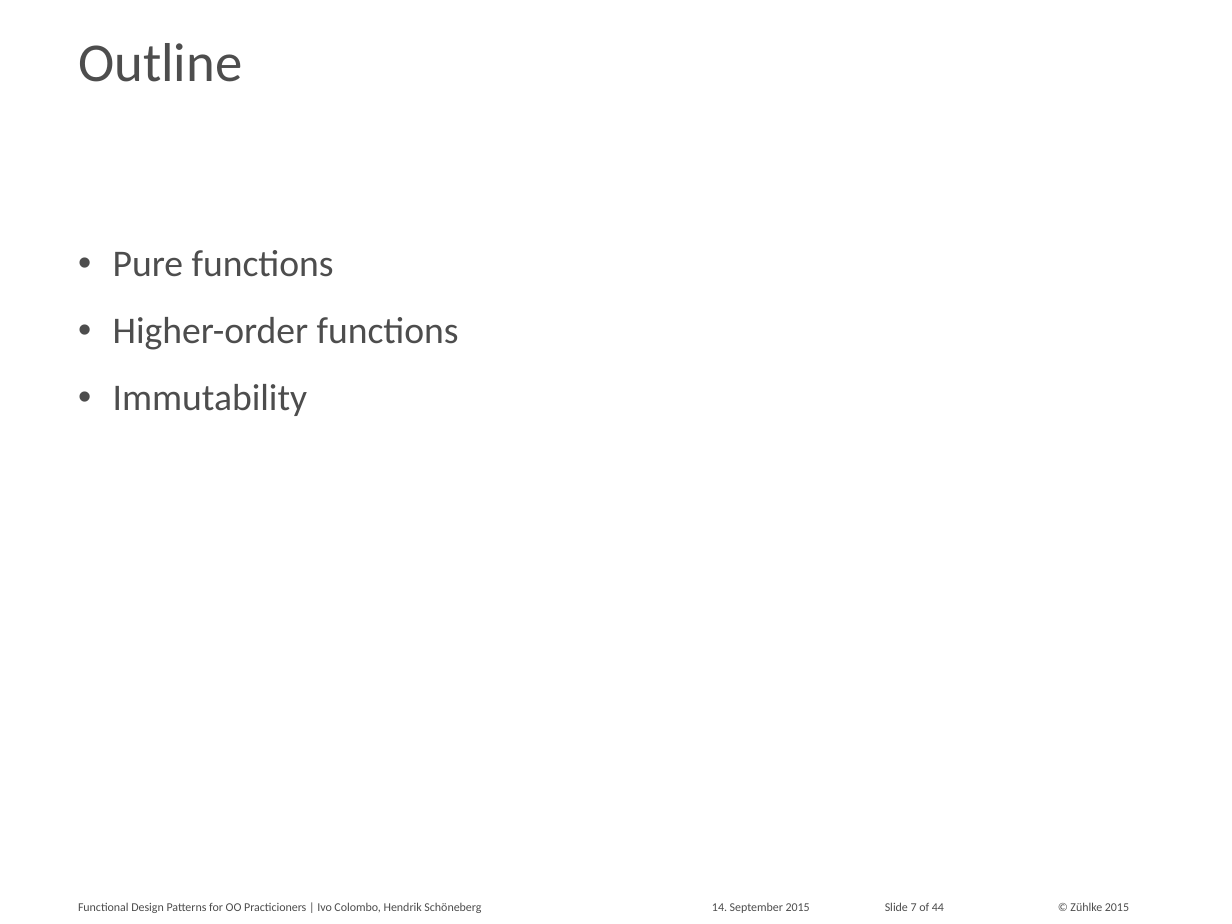
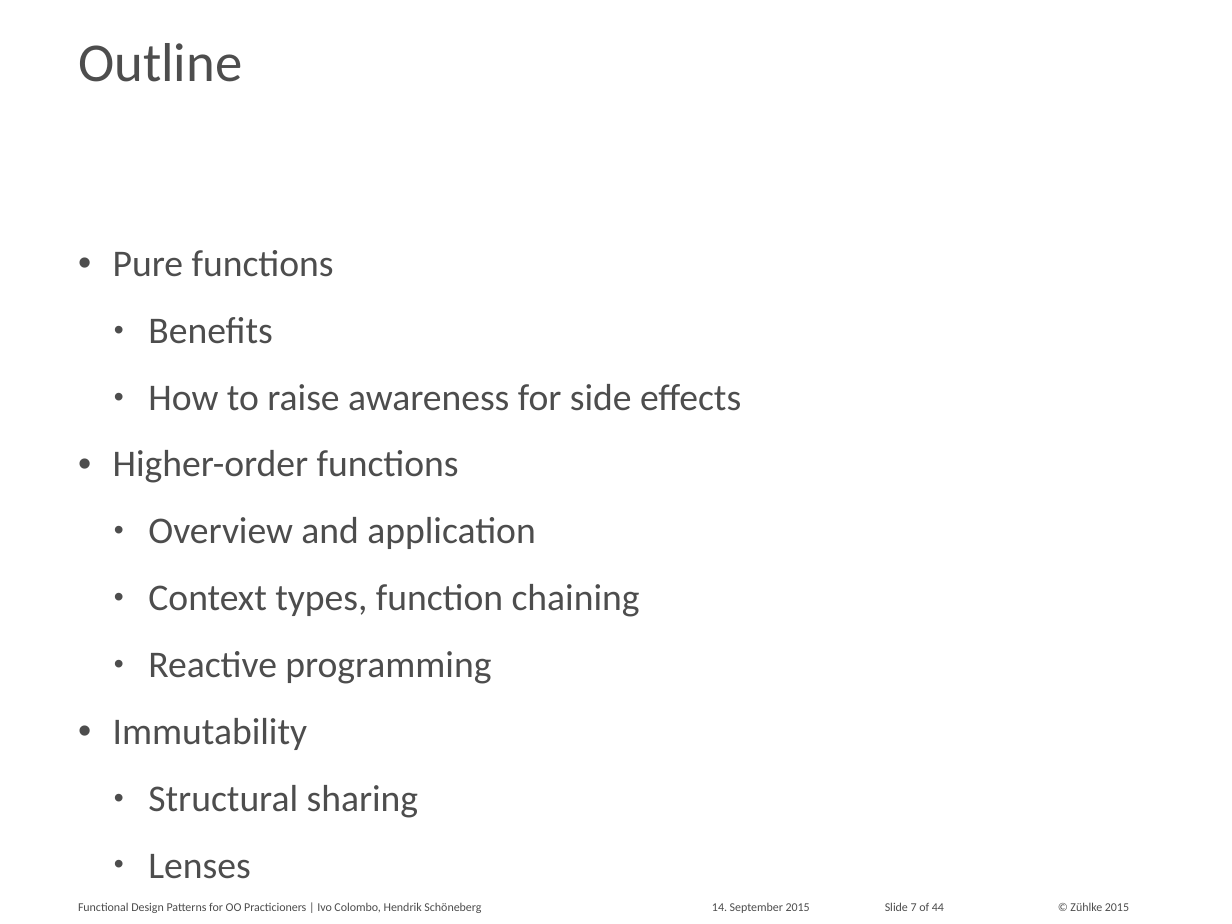
Before and after one commit to aax/zdays-fp-patterns, a slide deck: slide 7 of Functional Design Patterns for OO Practitioners.pptx. Drawn at 1232x924 pixels with LibreOffice and Linux fonts; fonts in the diff are those of the drawing. Boxes give left, top, right and bottom in pixels: in the first picture for what was removed or moved away, otherwise in the second. Text is boxed around its words. In the diff, an @@ line names an element or a change of style, - is before the commit and + after.

Commit message:
added some ideas to the outline slide

```diff
--- a/Functional Design Patterns for OO Practitioners.pptx
+++ b/Functional Design Patterns for OO Practitioners.pptx
@@ text at [148, 317, 741, 411]: paragraphs added @@
+  • Benefits
+  • How to raise awareness for side effects
@@ text at [148, 517, 640, 684]: paragraphs added @@
+  • Overview and application
+  • Context types, function chaining
+  • Reactive programming
@@ text at [148, 785, 418, 879]: paragraphs added @@
+  • Structural sharing
+  • Lenses
```
